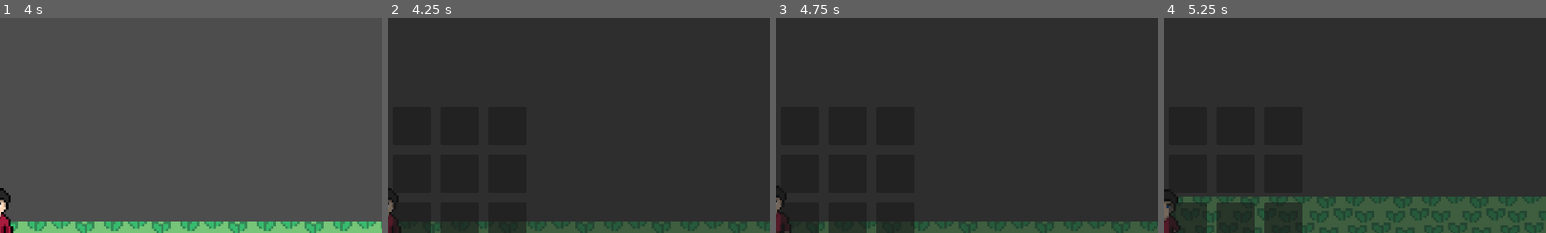
Above: before the commit, frames 1-4 (left to right).
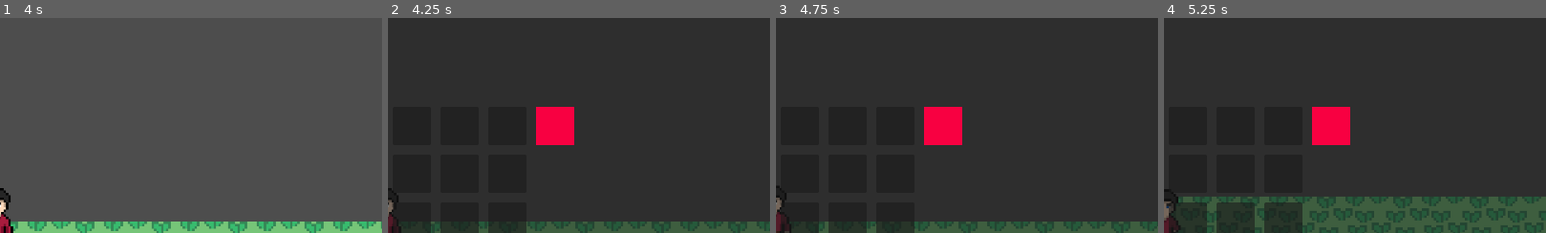
Above: after the commit, the same moments.

Repository: QuocKhangDA22TTD/rpg_game
Game: Godot game, scene res://scenes/demo.tscn
Two runs of this game, one before a commit and one after it. Both use one fixed random seed, a clock stepped at 60 frames per second and the inputs below.
Inputs:
- Up to frame 1 (4 s): tap Enter at 0.5 s; hold Right (ui_right) 0.53-1.28 s; hold Down (ui_down) 1.28-2.03 s; hold Right (ui_right) 2.03-2.78 s; hold Up (ui_up) 2.78-3.53 s; hold Left (ui_left) from 3.53 s (still down)
- Up to frame 2 (4.25 s): keep holding Left (ui_left); tap I (toggle_inventory) at 4.15 s
- Up to frame 3 (4.75 s): keep holding Left (ui_left)
- Up to frame 4 (5.25 s): release Left (ui_left) at 5.03 s; hold Down (ui_down) from 5.03 s (still down)
The pictures show only the part of the screen within x 50-100%, y 3-53%; the shares and areas given below are measured in that part.

Frame 1 is identical in both runs. In frame 2, 1.8% of the frame differs, in the area x 38-49%, y 41-60%; in frame 3, 1.8%; in frame 4, 1.8%.

Commit message:
Tạo scene trash_slot và script trash_slot kế thừa từ script  slot_ui  để drop item ra ngoài môi trường, tạo instance scene trash_slot trong scene inventory_ui.

Diff:
--- a/scenes/inventory_ui.tscn
+++ b/scenes/inventory_ui.tscn
@@ -2,6 +2,7 @@
 
 [ext_resource type="Script" uid="uid://dtkjfr3lp2vt7" path="res://scripts/inventory_ui.gd" id="1_tahbm"]
 [ext_resource type="PackedScene" uid="uid://dt0mss81fajoo" path="res://scenes/slot.tscn" id="2_mdwe3"]
+[ext_resource type="PackedScene" uid="uid://ctdig0k8nh8in" path="res://scenes/trash_slot.tscn" id="3_mdwe3"]
 
 [node name="InventoryUI" type="Control" unique_id=1898595049 node_paths=PackedStringArray("grid")]
 layout_mode = 3
@@ -12,7 +13,7 @@
 grow_vertical = 2
 script = ExtResource("1_tahbm")
 slot_scene = ExtResource("2_mdwe3")
-grid = NodePath("Panel/GridContainer")
+grid = NodePath("HBoxContainer/GridContainer")
 
 [node name="Panel" type="Panel" parent="." unique_id=1375891763]
 layout_mode = 1
@@ -22,7 +23,7 @@
 grow_horizontal = 2
 grow_vertical = 2
 
-[node name="GridContainer" type="GridContainer" parent="Panel" unique_id=349564777]
+[node name="HBoxContainer" type="HBoxContainer" parent="." unique_id=111862490]
 layout_mode = 1
 anchors_preset = 8
 anchor_left = 0.5
@@ -31,10 +32,19 @@
 anchor_bottom = 0.5
 offset_left = -32.0
 offset_top = -32.0
-offset_right = -32.0
+offset_right = 48.0
 offset_bottom = -32.0
 grow_horizontal = 2
 grow_vertical = 2
+theme_override_constants/separation = 80
+
+[node name="GridContainer" type="GridContainer" parent="HBoxContainer" unique_id=349564777]
+layout_mode = 2
+size_flags_horizontal = 4
+size_flags_vertical = 4
 theme_override_constants/h_separation = 80
 theme_override_constants/v_separation = 80
 columns = 6
+
+[node name="Slot" parent="HBoxContainer" unique_id=278048074 instance=ExtResource("3_mdwe3")]
+layout_mode = 2
--- /dev/null
+++ b/scenes/trash_slot.tscn
@@ -0,0 +1,33 @@
+[gd_scene format=3 uid="uid://ctdig0k8nh8in"]
+
+[ext_resource type="Script" uid="uid://dbru6hdro38b3" path="res://scripts/trash_slot.gd" id="1_mb0ax"]
+[ext_resource type="PackedScene" uid="uid://cfvxrdmvfuaw" path="res://scenes/item_drop.tscn" id="2_5l1kn"]
+
+[sub_resource type="StyleBoxFlat" id="StyleBoxFlat_5l1kn"]
+bg_color = Color(0.9734265, 0, 0.254, 1)
+
+[node name="Slot" type="Control" unique_id=278048074]
+layout_mode = 3
+anchors_preset = 15
+anchor_right = 1.0
+anchor_bottom = 1.0
+grow_horizontal = 2
+grow_vertical = 2
+script = ExtResource("1_mb0ax")
+item_drop_scene = ExtResource("2_5l1kn")
+
+[node name="Panel" type="Panel" parent="." unique_id=1466648611]
+layout_mode = 0
+offset_right = 64.0
+offset_bottom = 64.0
+theme_override_styles/panel = SubResource("StyleBoxFlat_5l1kn")
+
+[node name="Icon" type="TextureRect" parent="." unique_id=1561663722]
+layout_mode = 0
+offset_right = 64.0
+offset_bottom = 64.0
+
+[node name="Amount" type="Label" parent="." unique_id=1687080793]
+layout_mode = 0
+offset_right = 40.0
+offset_bottom = 23.0
--- a/scripts/item_drop.gd
+++ b/scripts/item_drop.gd
@@ -5,11 +5,14 @@
 @export var item : ItemData
 # Số lượng vật phẩm
 @export var amount : int = 1
+@export var pickup_delay : float = 0.5
 
 # Tham chiếu đến sprite hiển thị vật phẩm
 @onready var sprite = $Sprite2D
 # Tham chiếu đến vùng va chạm để nhặt vật phẩm
 @onready var area = $Area2D
+
+var can_pickup : bool = false
 
 # Khởi tạo vật phẩm rơi
 func _ready():
@@ -20,6 +23,9 @@
 		# Điều chỉnh kích thước sprite nếu có thiết lập
 		if item.world_scale > 0:
 			sprite.scale = Vector2(item.world_scale, item.world_scale)
+
+	await get_tree().create_timer(pickup_delay).timeout
+	can_pickup = true
 
 	# Kết nối signal khi có vật thể va chạm
 	area.body_entered.connect(_on_body_entered)
--- a/scripts/slot_ui.gd
+++ b/scripts/slot_ui.gd
@@ -42,7 +42,7 @@
 
 # Kiểm tra có thể thả vật phẩm vào slot này không
 func _can_drop_data(pos, data):
-	return data is Control and data.has_method("update_ui")
+	return data is Control and data.has_method("update_ui") and data.slot != null
 
 
 # Xử lý khi thả vật phẩm - hoán đổi 2 slot
--- /dev/null
+++ b/scripts/trash_slot.gd
@@ -0,0 +1,59 @@
+# Script cho trash slot - kế thừa từ slot_ui.gd
+extends "res://scripts/slot_ui.gd"
+
+# Scene của item drop để spawn vào thế giới
+@export var item_drop_scene: PackedScene
+
+
+# Override hàm update_ui để trash slot không hiển thị item
+func update_ui():
+	# Trash slot luôn hiển thị icon thùng rác cố định
+	# Không cần update gì cả, icon đã set sẵn trong scene
+	pass
+
+
+# Override hàm _can_drop_data
+func _can_drop_data(pos, data):
+	# Chỉ chấp nhận drop từ slot UI có item
+	if data is Control and data.has_method("update_ui"):
+		if data.slot and not data.slot.is_empty():
+			return true
+	return false
+
+
+func _get_drag_data(pos):
+	return null
+
+
+# Override hàm _drop_data để spawn item thay vì swap
+func _drop_data(pos, data):
+	# Lấy thông tin item từ slot nguồn
+	var item_to_drop = data.slot.item
+	var amount_to_drop = data.slot.amount
+
+	# Spawn item vào thế giới game
+	if item_drop_scene and item_to_drop:
+		var drop = item_drop_scene.instantiate()
+		drop.item = item_to_drop
+		drop.amount = amount_to_drop
+
+		# Lấy vị trí của player để spawn item
+		var player = GameManager.player
+		if player:
+			# Thêm offset ngẫu nhiên để item không spawn chồng lên nhau
+			var random_offset = Vector2(
+				randf_range(-20, 20),
+				randf_range(-20, 20)
+			)
+			drop.global_position = player.global_position + random_offset
+
+		# Thêm item drop vào scene root
+		get_tree().root.add_child(drop)
+
+	# Xóa item khỏi slot nguồn
+	data.slot.item = null
+	data.slot.amount = 0
+	data.update_ui()
+
+	# Phát signal để cập nhật inventory
+	InventoryManager.emit_signal("inventory_changed")
Not shown, added: scripts/trash_slot.gd.uid
